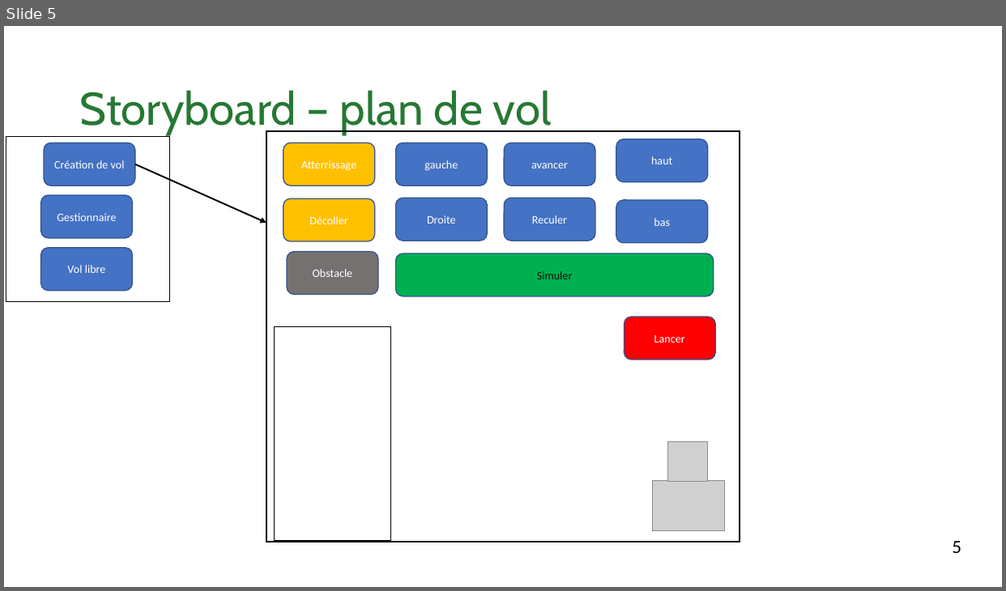
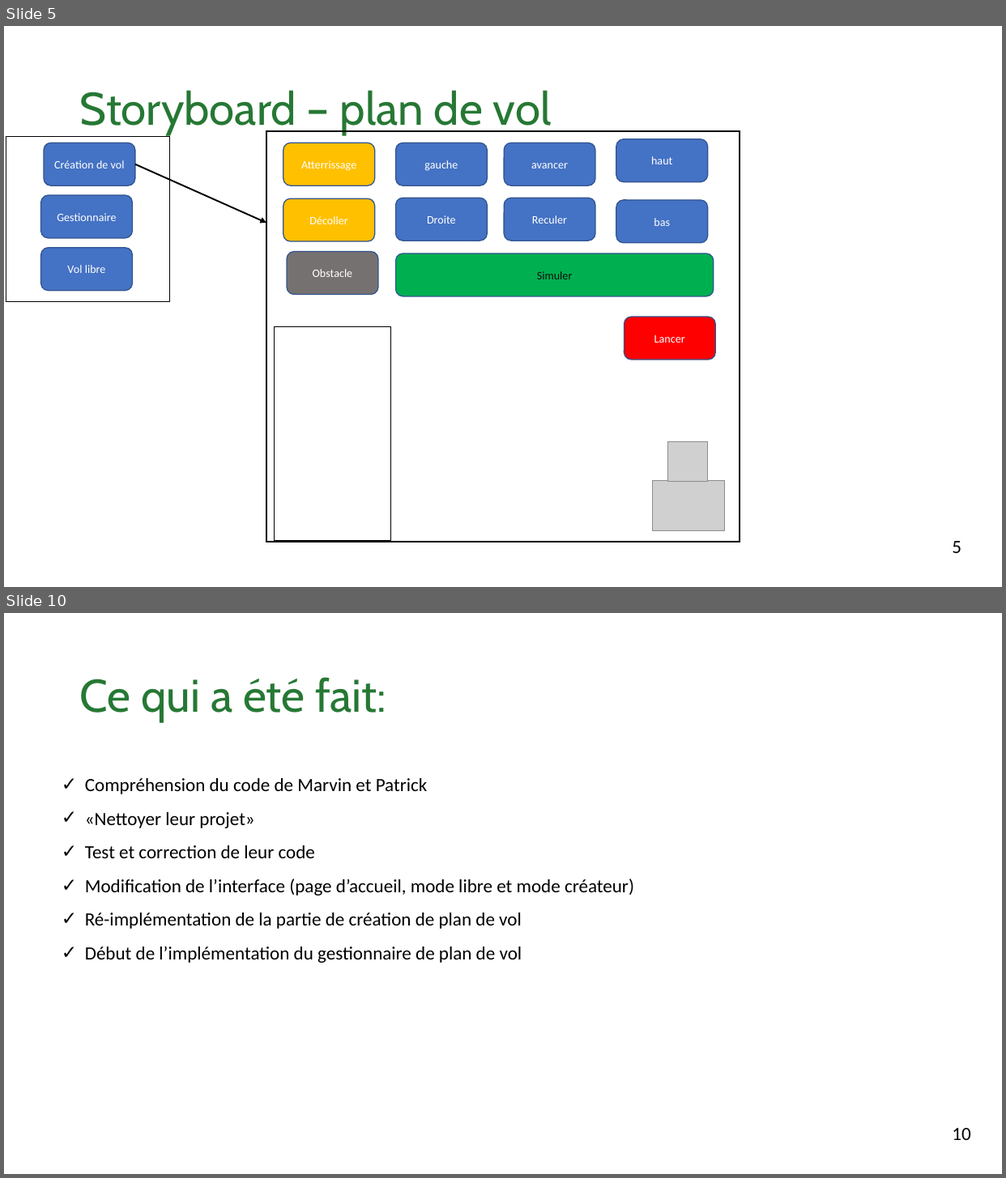
Before and after one commit to DenizSungurtekin/droneProgrammer, a slide deck: Documentation/presentation_3/presentation_3.pptx. Shown one above the other, each under a label of ours: slide 5 before the commit, slides 5 and 10 after it; the slides between them are not shown. The pictures are 1006x591 and 1006x1178 pixels, drawn with LibreOffice and Linux fonts; fonts in the diff are those of the drawing; grey boxes stand for pictures. Boxes give left, top, right and bottom in pixels: in the first picture for what was removed or moved away, otherwise in the second. Text is boxed around its words. In the diff, an @@ line names an element or a change of style, - is before the commit and + after.

```diff
--- a/Documentation/presentation_3/presentation_3.pptx
+++ b/Documentation/presentation_3/presentation_3.pptx
@@ slide 10 added at (4, 613, 1002, 1174), background #FFFFFF @@
@@ title added at (80, 677, 386, 722), 44 pt, text #267834 @@
+Ce qui a été fait:
@@ text added at (85, 778, 634, 963), 18 pt, text #000000 @@
+✓ Compréhension du code de Marvin et Patrick
+✓ «Nettoyer leur projet»
+✓ Test et correction de leur code
+✓ Modification de l’interface (page d’accueil, mode libre et mode créateur)
+✓ Ré-implémentation de la partie de création de plan de vol
+✓ Début de l’implémentation du gestionnaire de plan de vol
@@ text added at (952, 1128, 970, 1140), 18 pt, text #000000 @@
+10
```
Also in this commit, not shown: 7 slides changed, 1 other slide added.
